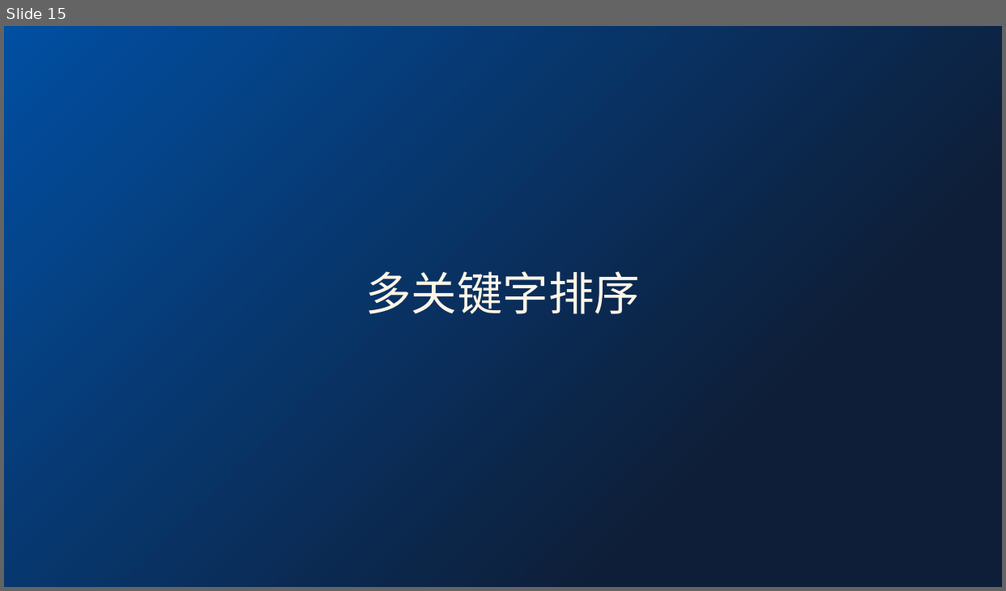
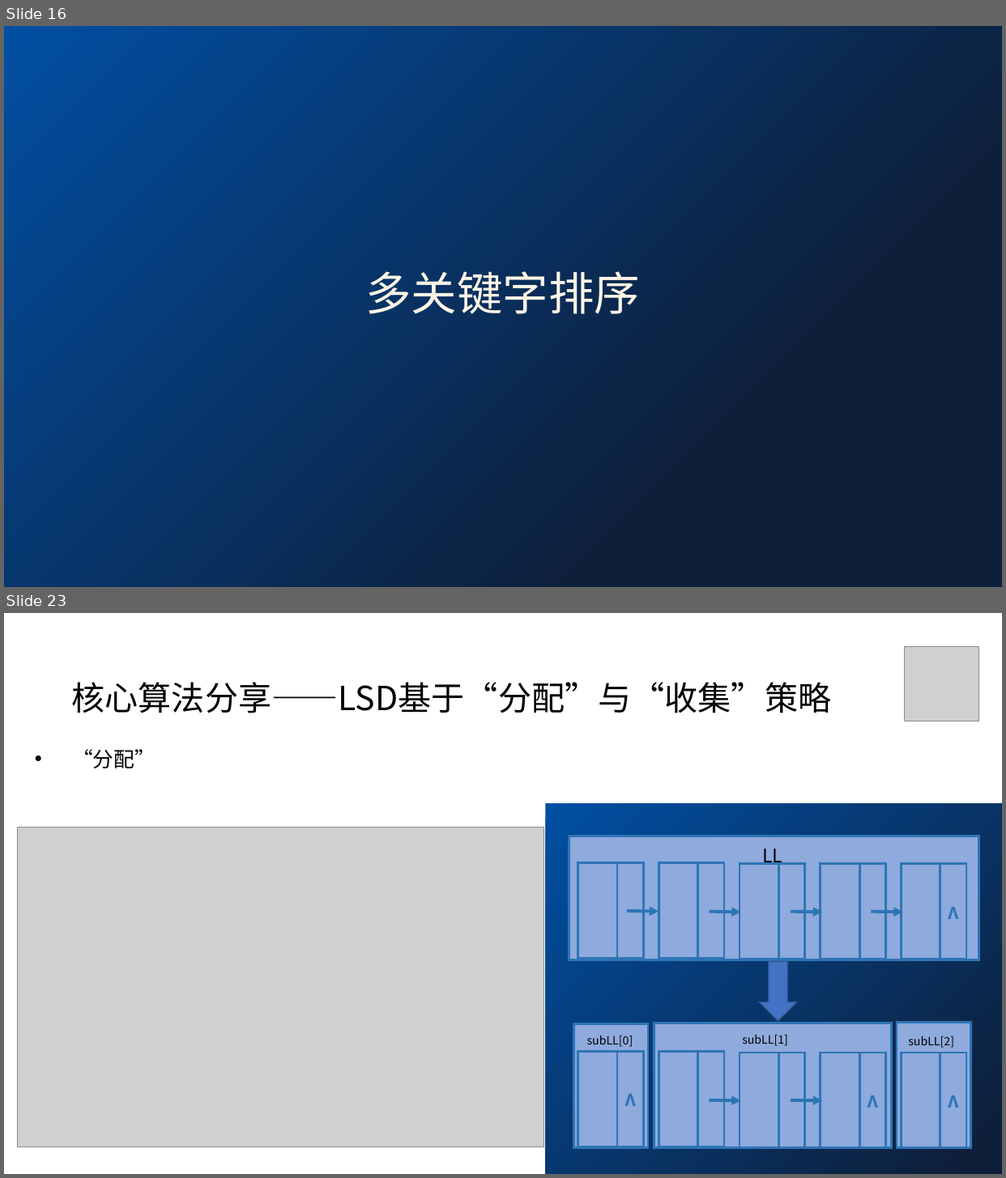
Before and after one commit to Zemdalk/DS-project-work, a slide deck: reports/课堂汇报.pptx. Shown one above the other, each under a label of ours: slide 15 before the commit, slides 16 and 23 after it; the slides between them are not shown. The pictures are 1006x591 and 1006x1178 pixels, drawn with LibreOffice and Linux fonts; fonts in the diff are those of the drawing; grey boxes stand for pictures. Boxes give left, top, right and bottom in pixels: in the first picture for what was removed or moved away, otherwise in the second. Text is boxed around its words. In the diff, an @@ line names an element or a change of style, - is before the commit and + after.

```diff
--- a/reports/课堂汇报.pptx
+++ b/reports/课堂汇报.pptx
@@ slide 23 added at <box>4,613,1002,1174</box>, background #FFFFFF @@
@@ picture added at <box>905,647,979,722</box> @@
@@ text added at <box>72,682,832,713</box>, 32 pt, text #000000 @@
+核心算法分享——LSD基于“分配”与“收集”策略
@@ text added at <box>72,749,155,769</box>, 20 pt, text #000000 @@
+• “分配”
@@ rounded rectangle added at <box>545,804,1002,1174</box>, fill gradient #014FA2 to #0E1E38 @@
@@ picture added at <box>17,827,543,1147</box> @@
@@ rectangle added at <box>569,836,979,960</box>, fill #8FAADC, outline #2E75B6 2.25 pt @@
@@ text added at <box>762,849,782,867</box>, 18 pt, text #000000 @@
+LL
@@ group added at <box>578,863,967,960</box>: 10 rectangles, 4 arrows @@
+Λ
@@ right arrow added at <box>759,961,797,1021</box>, fill #4472C4, outline #325491 1 pt @@
@@ rectangle added at <box>573,1024,648,1148</box>, fill #8FAADC, outline #2E75B6 2.25 pt @@
@@ rectangle added at <box>654,1023,892,1148</box>, fill #8FAADC, outline #2E75B6 2.25 pt @@
@@ rectangle added at <box>897,1023,971,1148</box>, fill #8FAADC, outline #2E75B6 2.25 pt @@
@@ text added at <box>587,1035,633,1047</box>, 11 pt, text #000000 @@
+subLL[0]
@@ text added at <box>742,1034,788,1046</box>, 11 pt, text #000000 @@
+subLL[1]
@@ text added at <box>908,1036,954,1048</box>, 11 pt, text #000000 @@
+subLL[2]
@@ rectangle added at <box>578,1052,643,1148</box>, fill #8FAADC, outline #2E75B6 2.25 pt @@
@@ rectangle added at <box>617,1052,643,1148</box>, fill #8FAADC, outline #2E75B6 2.25 pt, 18 pt, text #2E75B6, bold @@
+Λ
@@ rectangle added at <box>659,1052,724,1148</box>, fill #8FAADC, outline #2E75B6 2.25 pt @@
@@ rectangle added at <box>698,1052,724,1148</box>, fill #8FAADC, outline #2E75B6 2.25 pt @@
@@ rectangle added at <box>740,1053,805,1149</box>, fill #8FAADC, outline #2E75B6 2.25 pt @@
@@ rectangle added at <box>779,1053,805,1149</box>, fill #8FAADC, outline #2E75B6 2.25 pt @@
@@ rectangle added at <box>820,1053,886,1149</box>, fill #8FAADC, outline #2E75B6 2.25 pt @@
@@ rectangle added at <box>859,1053,886,1149</box>, fill #8FAADC, outline #2E75B6 2.25 pt, 18 pt, text #2E75B6, bold @@
+Λ
@@ rectangle added at <box>901,1053,966,1149</box>, fill #8FAADC, outline #2E75B6 2.25 pt @@
@@ rectangle added at <box>940,1053,967,1149</box>, fill #8FAADC, outline #2E75B6 2.25 pt, 18 pt, text #2E75B6, bold @@
+Λ
@@ arrow added from (710, 1101) to (741, 1101), #2E75B6 3 pt @@
@@ arrow added from (791, 1101) to (822, 1101), #2E75B6 3 pt @@
@@ what was slide 15 is now slide 16 @@
```
Also in this commit, not shown: 5 slides changed, 12 other slides added, 1 slide removed.
